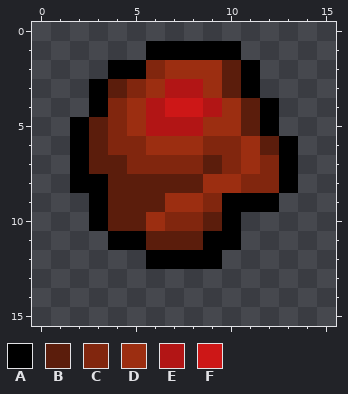
File history of a pixel-art sprite, items/generic/crafting/quietusore.png. Above, as it was before the edit.
The file is 16x16 pixels.
Palette (. is transparent): A #000000  B #5b1d0c  C #81260e  D #9c2e11  E #b21515  F #cd1717
The same view after the edit:
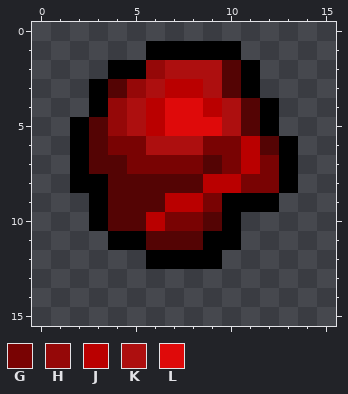
Colours new in this view: G #790303  H #950808  J #ba0000  K #ad0f0f  L #df0a0a
What changed:
Colour B changes from #5b1d0c to #540404.
The edit turns colour C into colour G in row 6 at x 4 to 5 and 9 to 10; in row 7 at x 5 to 8, 10 and 12; in row 8 at x 11 to 12; in row 9 at x 9; in row 10 at x 7 to 8.
The edit turns colour C into colour H in row 2 at x 6; in row 3 at x 5; in rows 4 to 5 at x 4.
The edit turns colour D into colour J in rows 6 to 7 at x 11; in row 8 at x 9 to 10; in row 9 at x 7 to 8; in row 10 at x 6.
The edit turns colour E into colour J in row 3 at x 7 to 8; in row 4 at x 6 and 9; in row 5 at x 6.
The edit turns colour D into colour K in row 2 at x 7 to 9; in row 3 at x 6 and 9; in rows 4 to 5 at x 5 and 10; in row 6 at x 6 to 8.
The edit turns colour D into colour L in row 5 at x 9.
The edit turns colour E into colour L in row 5 at x 7 to 8.
The edit turns colour F into colour L in row 4 at x 7 to 8.
